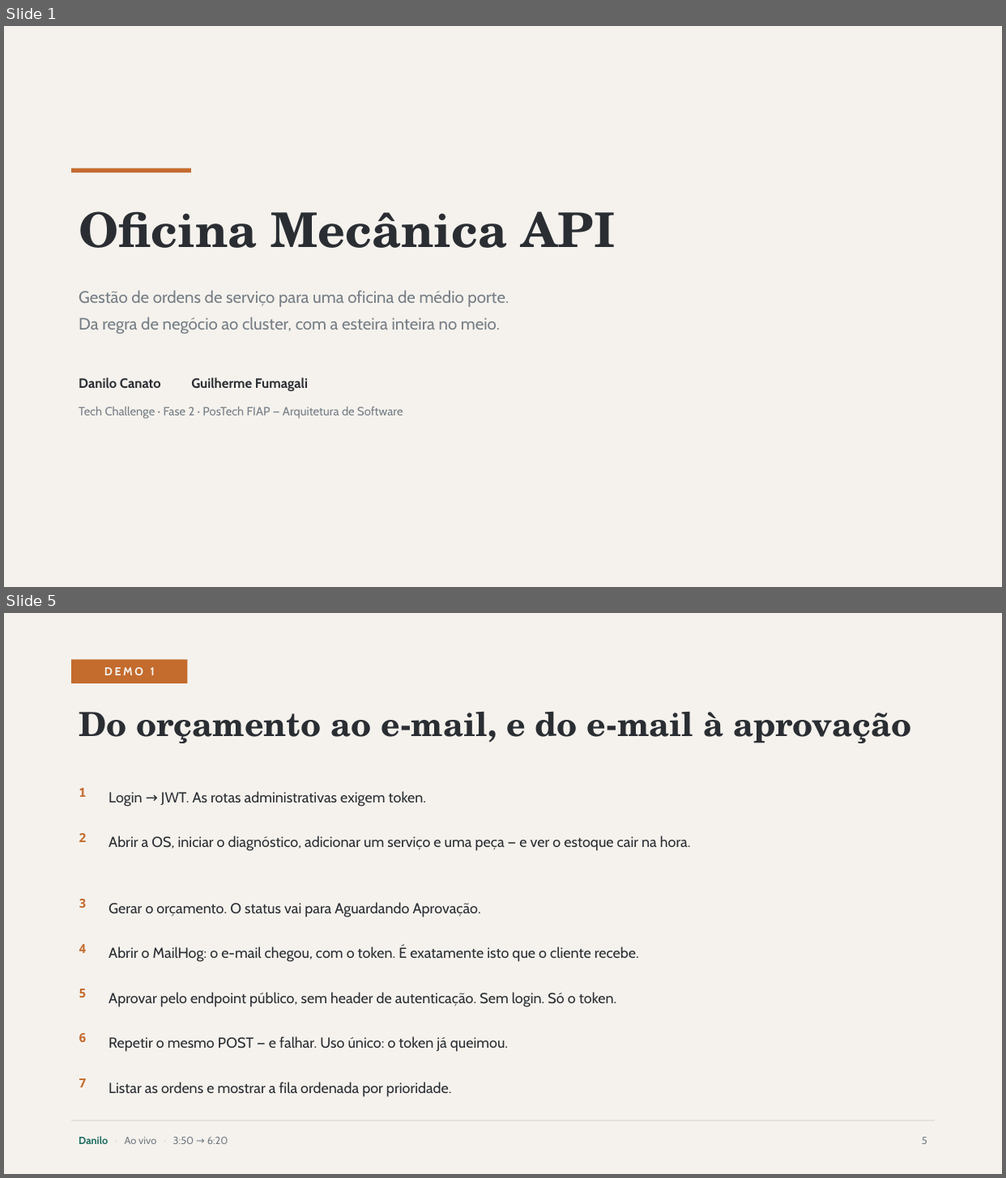
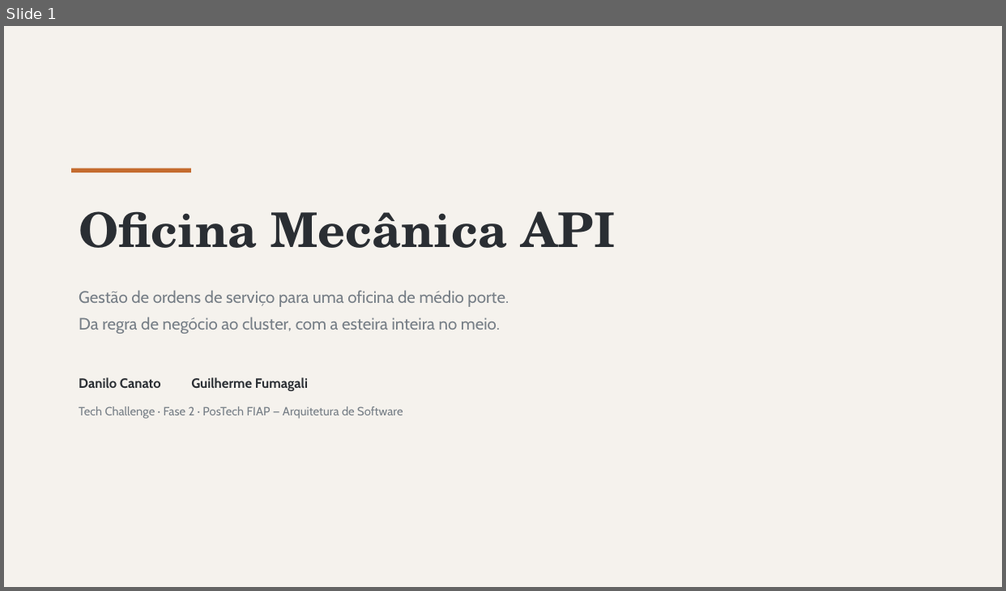
Before and after one commit to Guilherme-Fumagali/tech-challenge-1, a slide deck: docs/apresentacao/Tech-Challenge-Fase2.pptx. Shown one above the other, each under a label of ours: slides 1 and 5 before the commit, slide 1 after it; the slides between them are not shown. The pictures are 1006x1178 and 1006x591 pixels, drawn with LibreOffice and Linux fonts; fonts in the diff are those of the drawing. Boxes give left, top, right and bottom in pixels: in the first picture for what was removed or moved away, otherwise in the second. Text is boxed around its words. In the diff, an @@ line names an element or a change of style, - is before the commit and + after.

```diff
--- a/docs/apresentacao/Tech-Challenge-Fase2.pptx
+++ b/docs/apresentacao/Tech-Challenge-Fase2.pptx
@@ slide 5 removed at [4,613,1002,1174], background #F5F2ED @@
@@ rectangle removed at [71,659,187,683] @@
@@ text removed at [104,667,155,675] @@
-DEMO 1
@@ text removed at [79,711,912,743] @@
-Do orçamento ao e-mail, e do e-mail à aprovação
@@ text removed at [79,788,86,797] @@
-1
@@ text removed at [108,791,426,807] @@
-Login → JWT. As rotas administrativas exigem token.
@@ text removed at [79,833,86,842] @@
-2
@@ text removed at [108,836,691,851] @@
-Abrir a OS, iniciar o diagnóstico, adicionar um serviço e uma peça — e ver o estoque cair na hora.
@@ text removed at [79,899,86,908] @@
-3
@@ text removed at [108,902,481,918] @@
-Gerar o orçamento. O status vai para Aguardando Aprovação.
@@ text removed at [79,944,86,953] @@
-4
@@ text removed at [108,947,639,962] @@
-Abrir o MailHog: o e-mail chegou, com o token. É exatamente isto que o cliente recebe.
@@ text removed at [79,989,86,998] @@
-5
@@ text removed at [108,992,617,1007] @@
-Aprovar pelo endpoint público, sem header de autenticação. Sem login. Só o token.
@@ text removed at [79,1033,86,1042] @@
-6
@@ text removed at [108,1037,508,1052] @@
-Repetir o mesmo POST — e falhar. Uso único: o token já queimou.
@@ text removed at [79,1079,86,1088] @@
-7
@@ text removed at [108,1082,452,1097] @@
-Listar as ordens e mostrar a fila ordenada por prioridade.
@@ rectangle removed at [71,1121,935,1122] @@
@@ text removed at [79,1136,228,1144] @@
-Danilo · Ao vivo · 3:50 → 6:20
@@ text removed at [922,1137,927,1144] @@
-5
```
Also in this commit, not shown: 4 slides changed, 6 slides added, 6 other slides removed.
